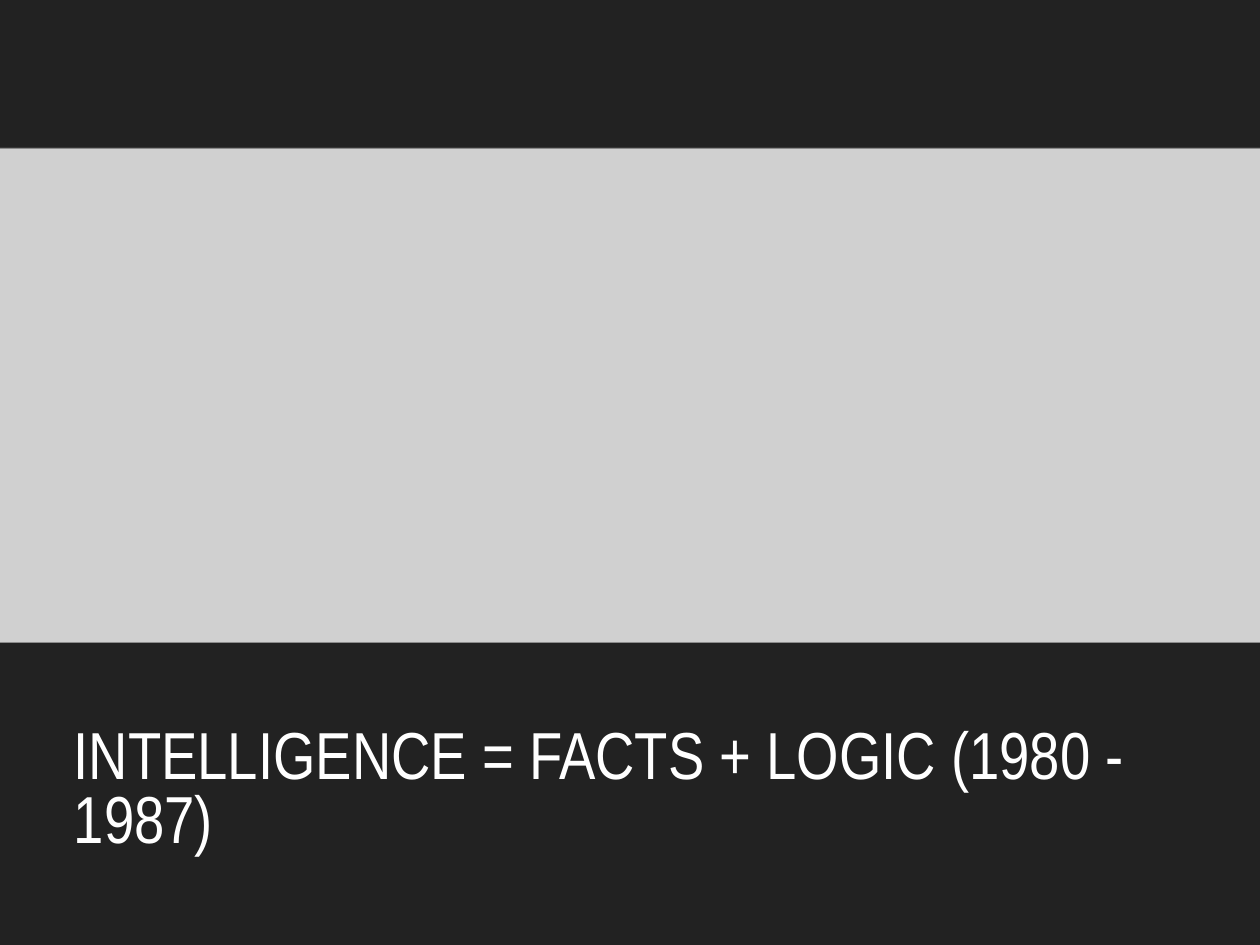
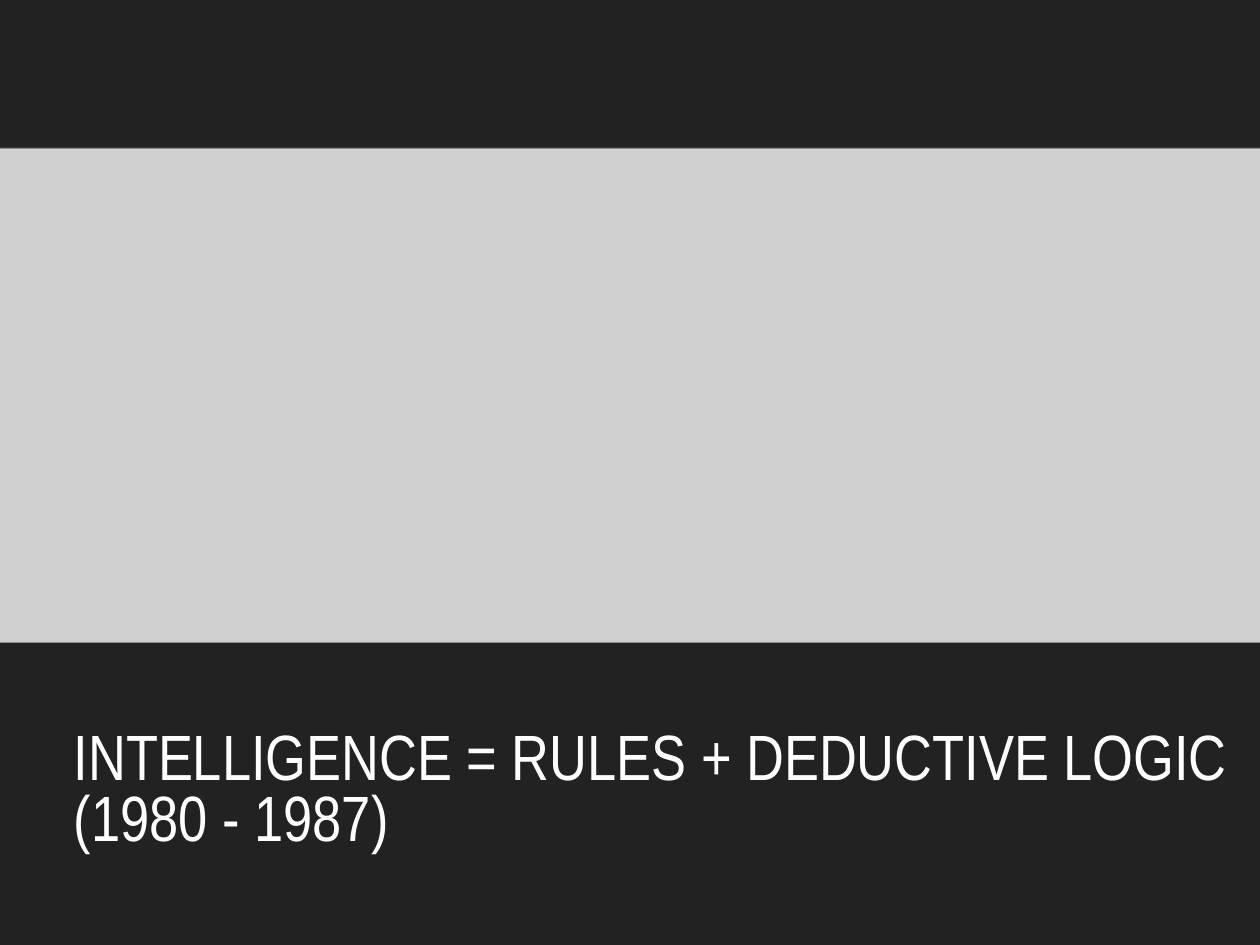
Before and after one commit to patricks1/noble-machine-learning, a slide deck: slide 15 of Session1/Session1_Slides.pptx. Drawn at 1260x945 pixels with LibreOffice and Linux fonts; fonts in the diff are those of the drawing; grey boxes stand for pictures. Boxes give left, top, right and bottom in pixels: in the first picture for what was removed or moved away, otherwise in the second. Text is boxed around its words. In the diff, an @@ line names an element or a change of style, - is before the commit and + after.

```diff
--- a/Session1/Session1_Slides.pptx
+++ b/Session1/Session1_Slides.pptx
@@ text at bbox=[74, 735, 1227, 853]: text changed; size 54 to 52 pt @@
-INTELLIGENCE = FACTS + LOGIC (1980 - 1987)
+INTELLIGENCE = RULES + DEDUCTIVE LOGIC (1980 - 1987)
```
Also in this commit, not shown: 2 other slides changed, 1 slide removed, 3 other files.
